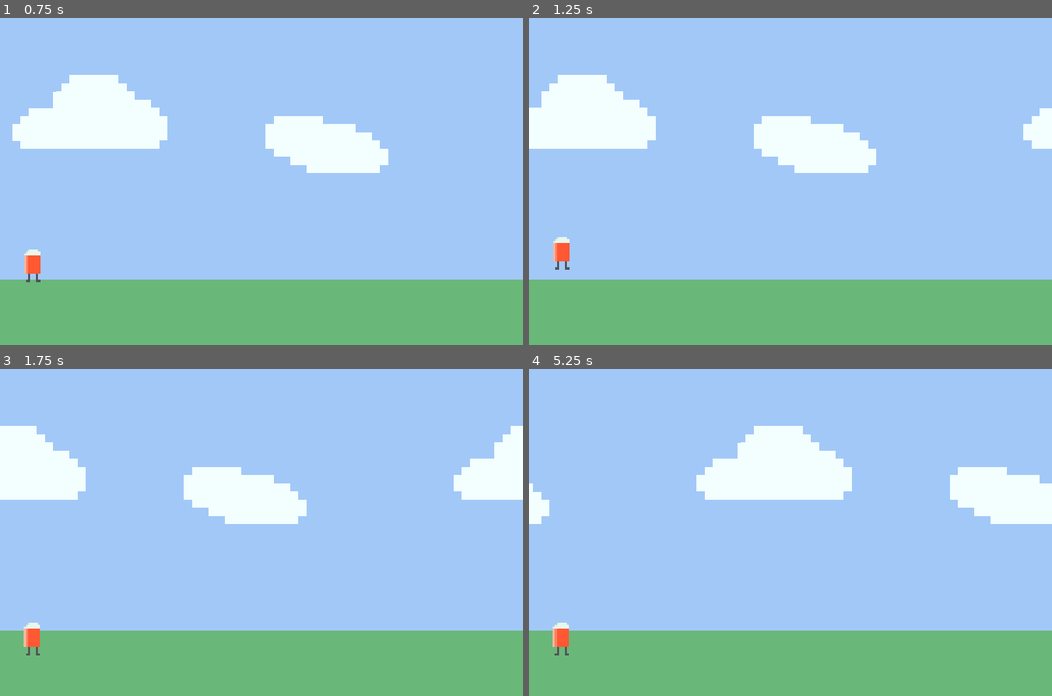
Above: before the commit, frames 1-4 (two rows, left to right).
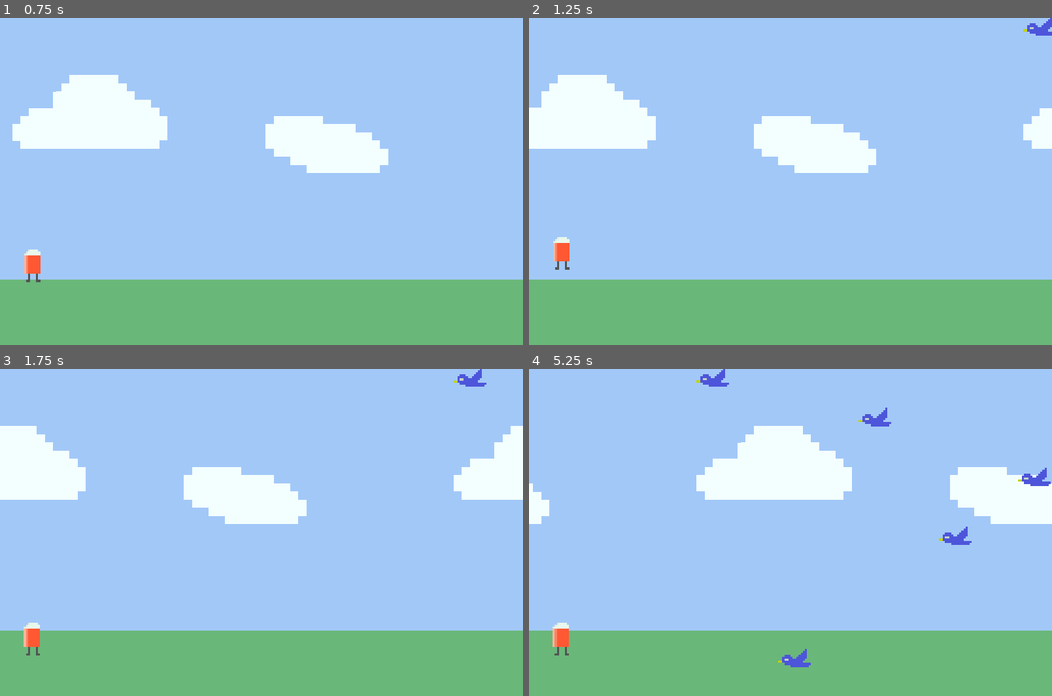
Above: after the commit, the same moments.

Repository: Joe-noh/runner
Game: Godot game, scene res://src/screens/main.tscn
Same seed, same stepped clock (60 frames per second), same inputs: the game is played once before the commit and once after it.
Inputs:
- Up to frame 1 (0.75 s): hold Up (ui_up) from 0.53 s (still down)
- Up to frame 2 (1.25 s): keep holding Up (ui_up)
- Up to frame 3 (1.75 s): release Up (ui_up) at 1.28 s
- Up to frame 4 (5.25 s): hold Up (ui_up) 2.03-3.53 s

Frame 1 is identical in both runs. In frame 2, 0.2% of the frame differs, in the area x 94-100%, y 0-6%; in frame 3, 0.2%; in frame 4, 0.8%, in the area x 32-100%, y 0-92%.

Commit message:
spwan birds randomly

Diff:
--- /dev/null
+++ b/src/objects/bird/bird.gd
@@ -0,0 +1,13 @@
+extends KinematicBody2D
+
+var velocity = Vector2(100, 0)
+
+func init(pos, speed_ratio):
+	self.position = pos
+	velocity = velocity * speed_ratio
+
+func _process(delta):
+	position -= velocity * delta
+
+	if position.x < -50:
+		queue_free()
--- /dev/null
+++ b/src/objects/bird/bird.tscn
@@ -0,0 +1,20 @@
+[gd_scene load_steps=4 format=2]
+
+[ext_resource path="res://assets/runner_bird.png" type="Texture" id=1]
+[ext_resource path="res://src/objects/bird/bird.gd" type="Script" id=2]
+
+[sub_resource type="CapsuleShape2D" id=1]
+radius = 15.0
+height = 35.0
+
+[node name="Bird" type="KinematicBody2D"]
+script = ExtResource( 2 )
+
+[node name="CollisionShape2D" type="CollisionShape2D" parent="."]
+position = Vector2( 0, 5 )
+rotation = 1.5708
+shape = SubResource( 1 )
+
+[node name="Sprite" type="Sprite" parent="."]
+scale = Vector2( 5, 5 )
+texture = ExtResource( 1 )
--- a/src/objects/runner/runner.gd
+++ b/src/objects/runner/runner.gd
@@ -5,4 +5,5 @@
 		jump()
 
 func jump():
+	linear_velocity = Vector2.ZERO
 	apply_central_impulse(Vector2(0, -500))
--- a/src/screens/main.gd
+++ b/src/screens/main.gd
@@ -1,4 +1,23 @@
 extends Node2D
 
+var elapsed = 0
+var spawned = 0
+var rng = RandomNumberGenerator.new()
+
+onready var Bird = load("res://src/objects/bird/bird.tscn")
+
 func _ready():
-	pass
+	rng.randomize()
+
+func _process(delta):
+	elapsed += (10 + spawned * 0.1) * delta
+
+	if elapsed > 10:
+		var bird = Bird.instance()
+		var y = rng.randi_range(10, 760)
+		bird.init(Vector2(1300, y), 2.0)
+
+		add_child(bird)
+
+		spawned += 1
+		elapsed = 0
Binary file added: assets/runner_bird.png
Not shown, added: assets/runner_bird.png.import
